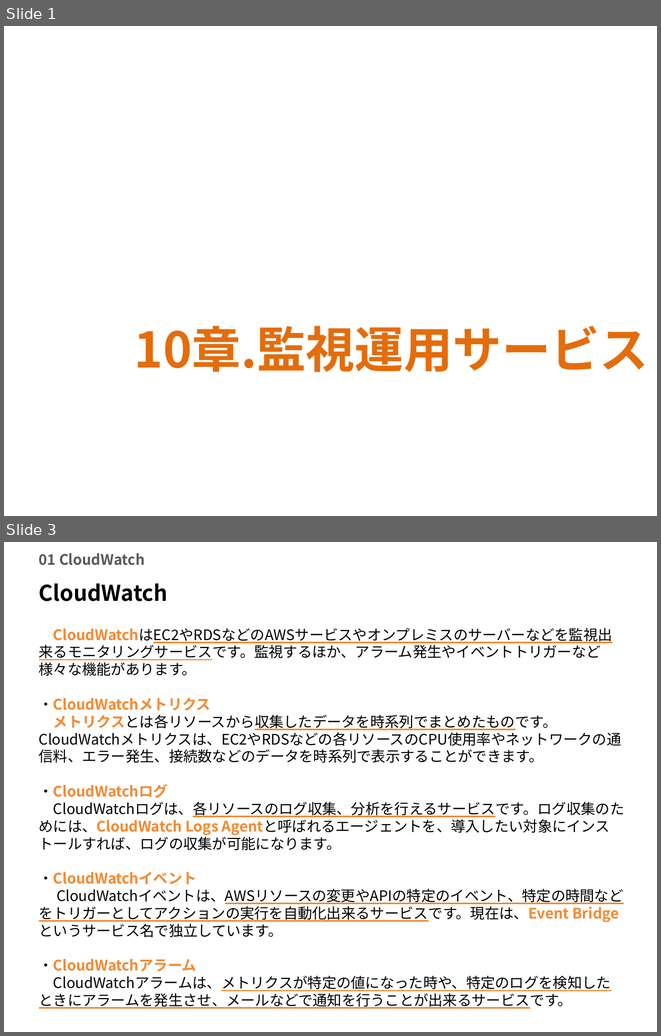
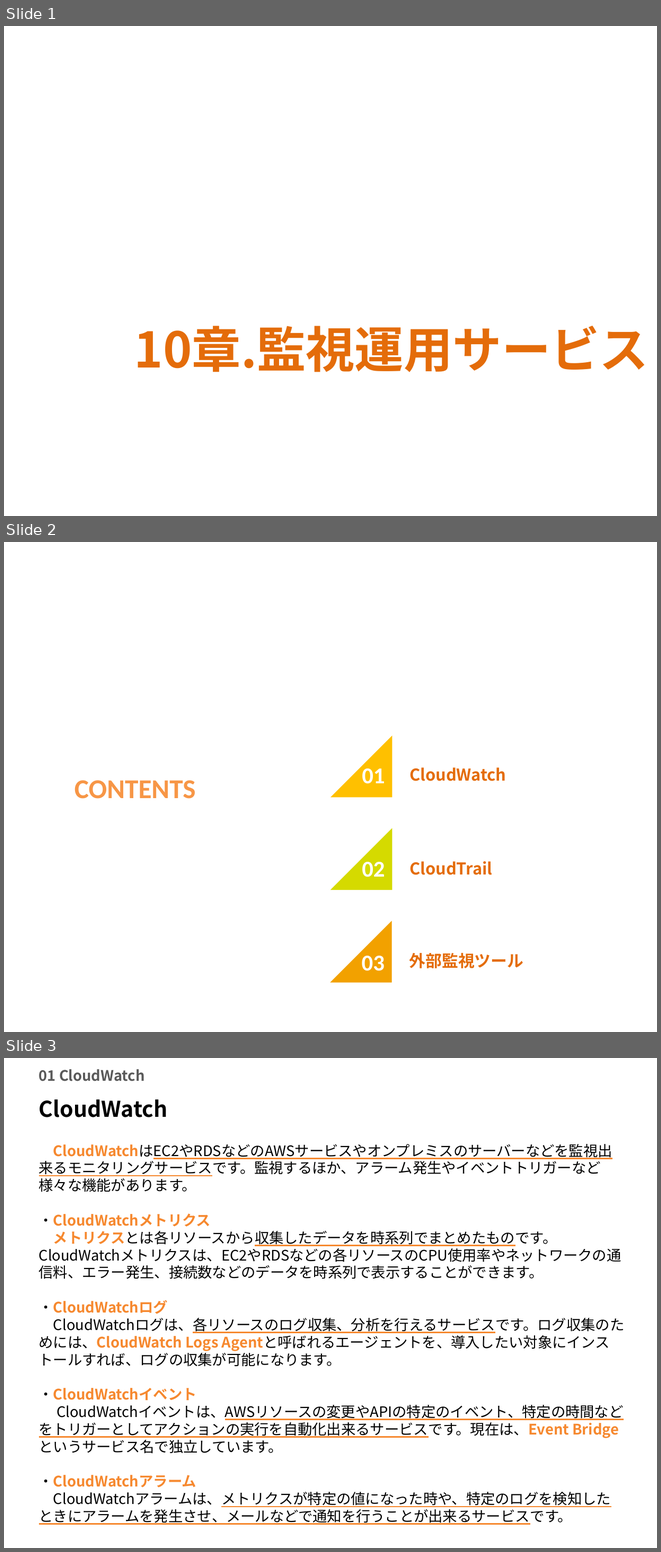
Before and after one commit to naseblab/github-school, a slide deck: 教材/10章_監視運用サービス.pptx. Shown one above the other, each under a label of ours: slides 1 and 3 before the commit, slides 1, 2 and 3 after it; the slides between them are not shown. The pictures are 661x1036 and 661x1552 pixels, drawn with LibreOffice and Linux fonts; fonts in the diff are those of the drawing; background and template pictures are left out. Boxes give left, top, right and bottom in pixels: in the first picture for what was removed or moved away, otherwise in the second. Text is boxed around its words. In the diff, an @@ line names an element or a change of style, - is before the commit and + after.

```diff
--- a/教材/10章_監視運用サービス.pptx
+++ b/教材/10章_監視運用サービス.pptx
@@ slide 2 added at (x1=4, y1=542, x2=657, y2=1032), background picture (left out) @@
@@ right triangle added at (x1=330, y1=735, x2=392, y2=796), fill #FFC000 @@
@@ text added at (x1=74, y1=780, x2=196, y2=799), 30 pt, text #F79646, bold @@
+CONTENTS
@@ text added at (x1=362, y1=765, x2=385, y2=784), 25 pt, text #FFFFFF, bold @@
+01
@@ text added at (x1=409, y1=767, x2=506, y2=781), 18 pt, text #E46C0A, bold @@
+CloudWatch
@@ right triangle added at (x1=330, y1=828, x2=392, y2=889), fill #D5DA00 @@
@@ text added at (x1=362, y1=858, x2=385, y2=877), 25 pt, text #FFFFFF, bold @@
+02
@@ text added at (x1=409, y1=861, x2=492, y2=875), 18 pt, text #E46C0A, bold @@
+CloudTrail
@@ right triangle added at (x1=330, y1=921, x2=391, y2=982), fill #F2A100 @@
@@ text added at (x1=409, y1=953, x2=524, y2=968), 18 pt, text #E46C0A, bold @@
+外部監視ツール
@@ text added at (x1=362, y1=955, x2=385, y2=971), 25 pt, text #FFFFFF, bold @@
+03
```
Also in this commit, not shown: 1 slide removed, 8 other files.
